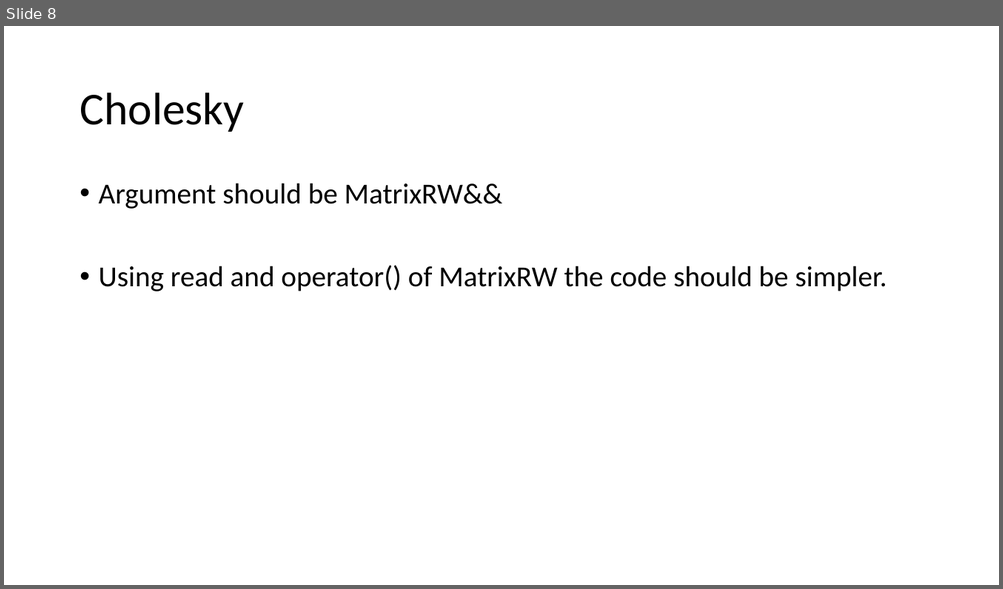
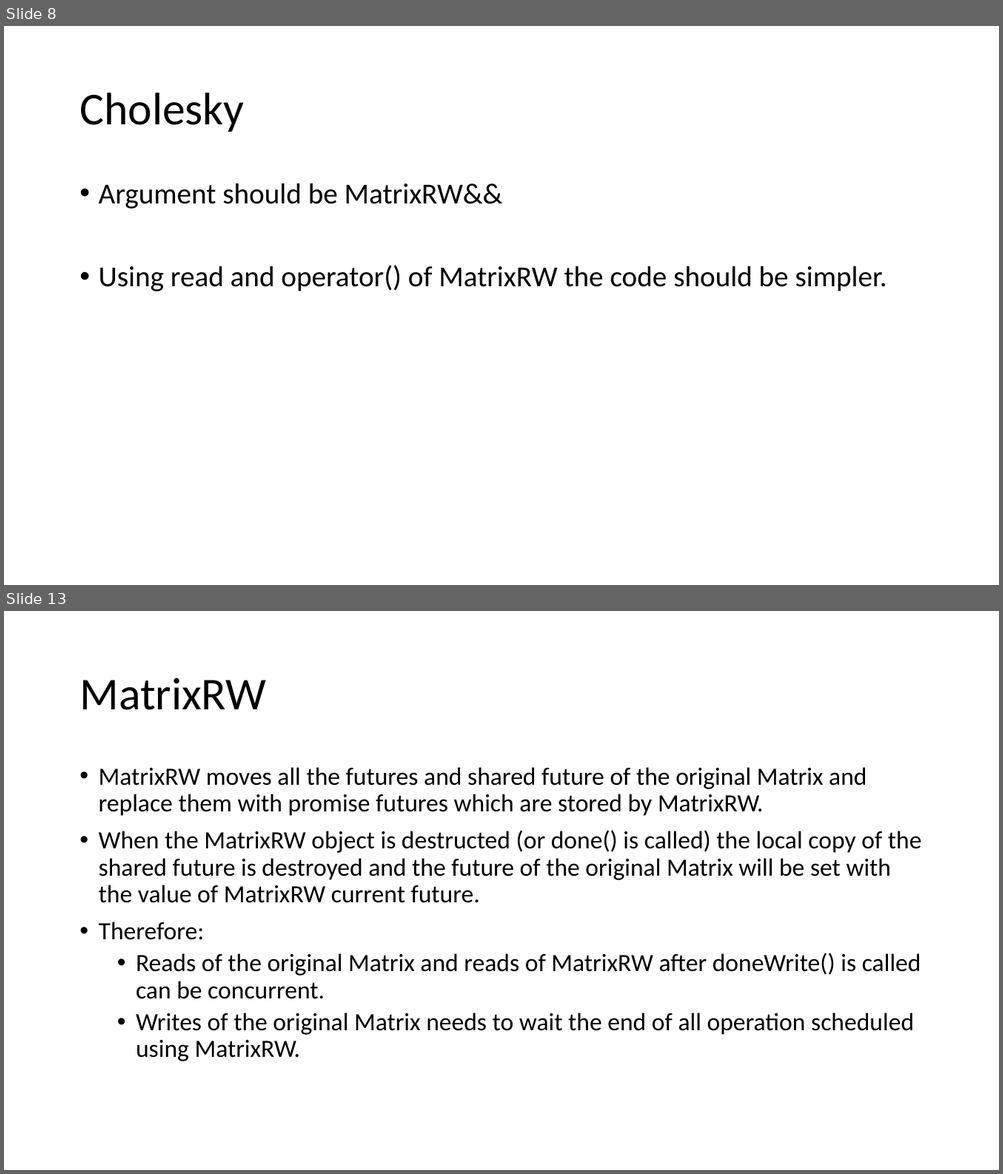
Before and after one commit to eth-cscs/DLA-Future, a slide deck: misc/code.pptx. Shown one above the other, each under a label of ours: slide 8 before the commit, slides 8 and 13 after it; the slides between them are not shown. The pictures are 1003x589 and 1003x1174 pixels, drawn with LibreOffice and Linux fonts; fonts in the diff are those of the drawing. Boxes give left, top, right and bottom in pixels: in the first picture for what was removed or moved away, otherwise in the second. Text is boxed around its words. In the diff, an @@ line names an element or a change of style, - is before the commit and + after.

```diff
--- a/misc/code.pptx
+++ b/misc/code.pptx
@@ slide 13 added at [4,611,999,1170], background #FFFFFF @@
@@ title added at [79,678,266,710], 44 pt, text #000000 @@
+MatrixRW
@@ text added at [99,767,922,1062], 24 pt, text #000000 @@
+• MatrixRW moves all the futures and shared future of the original Matrix and replace them with promise futures which are stored by MatrixRW.
+• When the MatrixRW object is destructed (or done() is called) the local copy of the shared future is destroyed and the future of the original Matrix will be set with the value of MatrixRW current future.
+• Therefore:
+  • Reads of the original Matrix and reads of MatrixRW after doneWrite() is called can be concurrent.
+  • Writes of the original Matrix needs to wait the end of all operation scheduled using MatrixRW.
```
Also in this commit, not shown: 2 slides changed, 4 other slides added, 3 other files.
